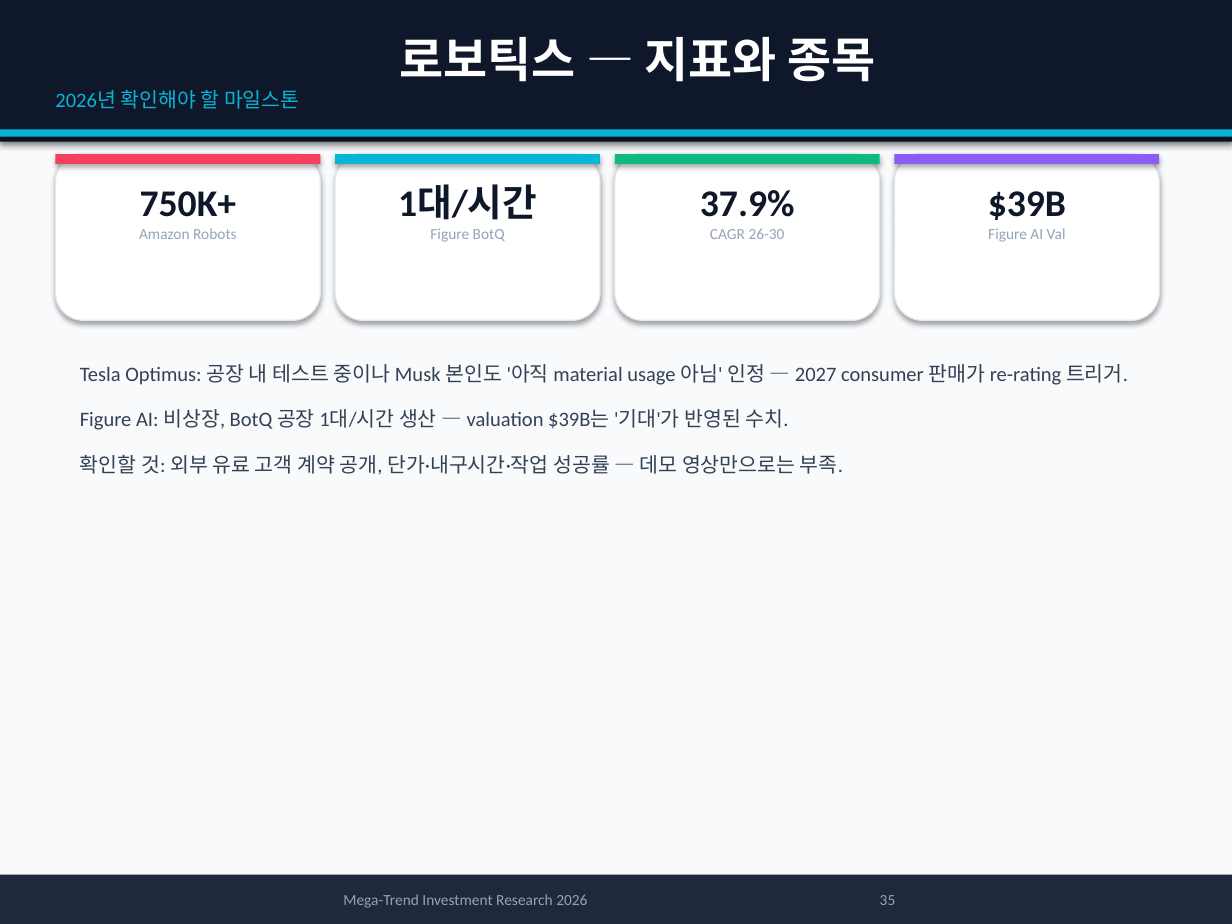
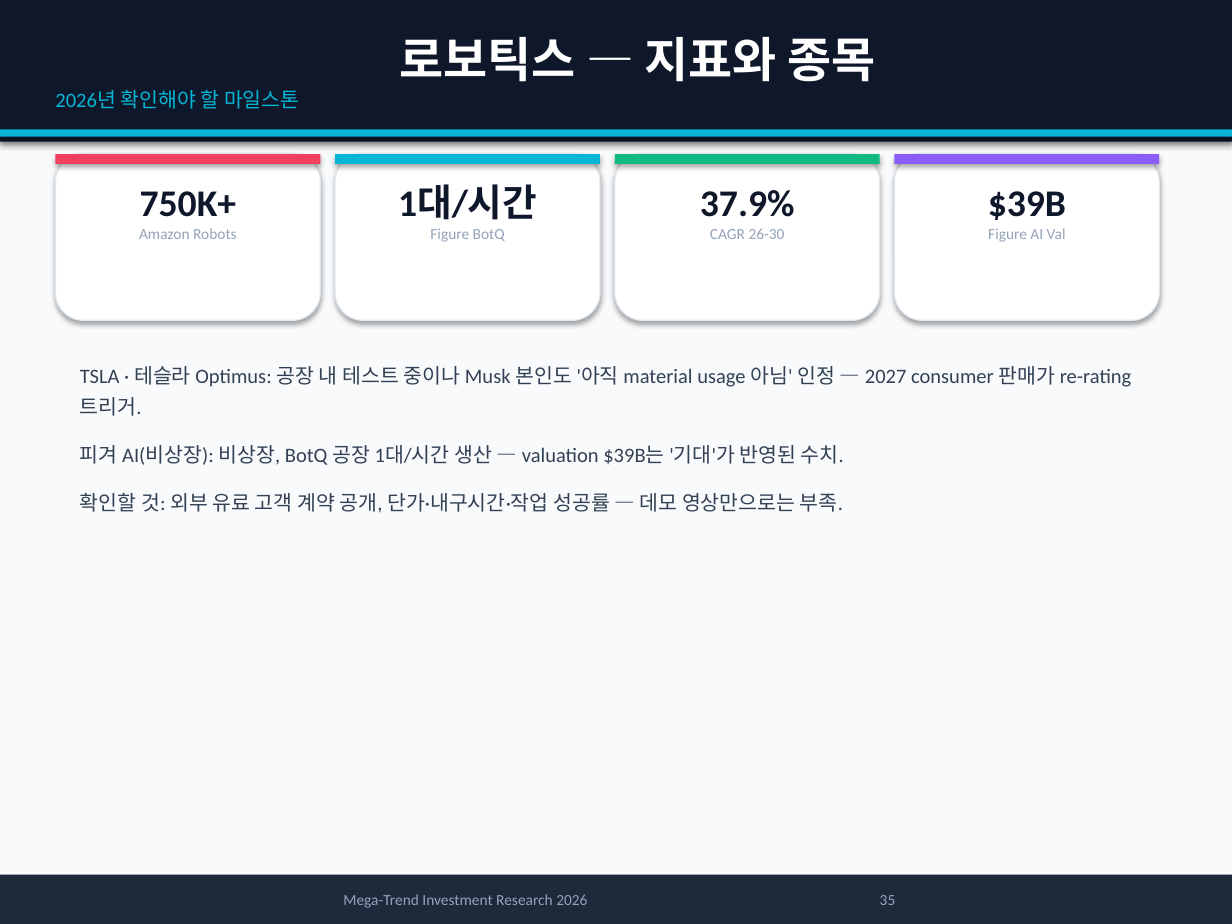
Before and after one commit to yskkkk/Stock, a slide deck: slide 35 of reports/megatrend-investment-report-2026.pptx. Drawn at 1232x924 pixels with LibreOffice and Linux fonts; fonts in the diff are those of the drawing. Boxes give left, top, right and bottom in pixels: in the first picture for what was removed or moved away, otherwise in the second. Text is boxed around its words. In the diff, an @@ line names an element or a change of style, - is before the commit and + after.

```diff
--- a/reports/megatrend-investment-report-2026.pptx
+++ b/reports/megatrend-investment-report-2026.pptx
@@ text at (x1=80, y1=366, x2=1132, y2=465): text changed @@
-Tesla Optimus: 공장 내 테스트 중이나 Musk 본인도 '아직 material usage 아님' 인정 — 2027 consumer 판매가 re-rating 트리거.
-Figure AI: 비상장, BotQ 공장 1대/시간 생산 — valuation $39B는 '기대'가 반영된 수치.
+TSLA · 테슬라 Optimus: 공장 내 테스트 중이나 Musk 본인도 '아직 material usage 아님' 인정 — 2027 consumer 판매가 re-rating 트리거.
+피겨 AI(비상장): 비상장, BotQ 공장 1대/시간 생산 — valuation $39B는 '기대'가 반영된 수치.
@@ text at (x1=80, y1=493, x2=843, y2=513): line spacing 1.15 to 1.25 @@
```
Also in this commit, not shown: 30 other slides changed, 1 other file.
